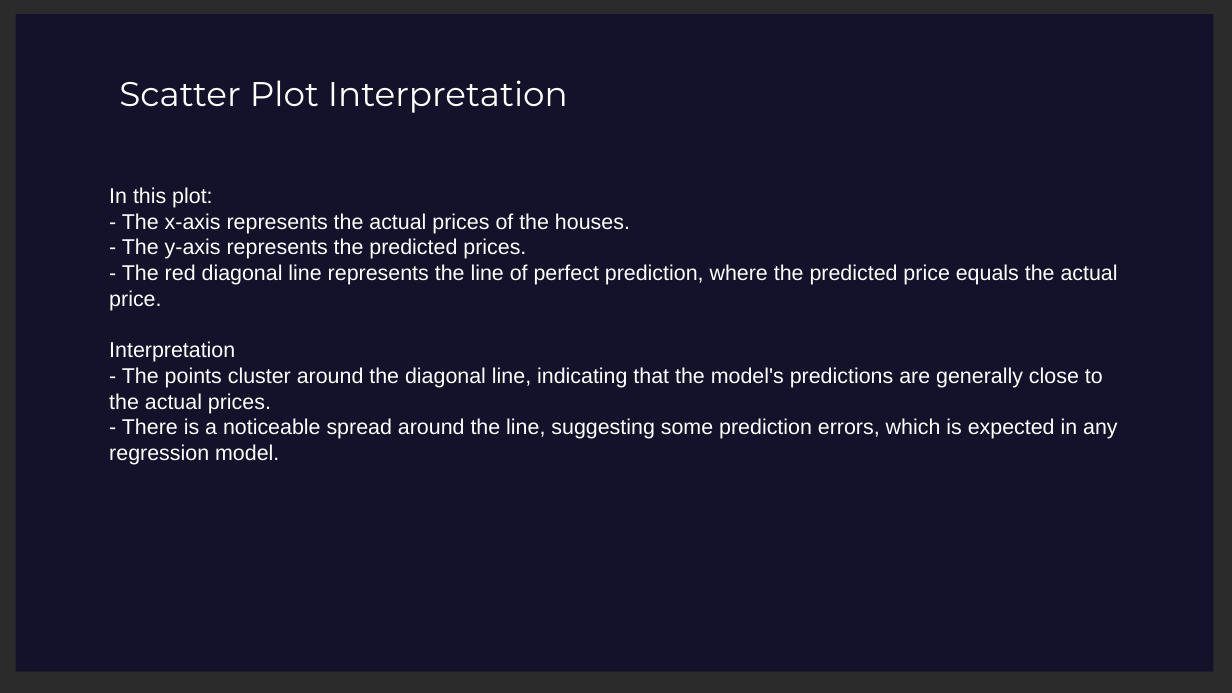
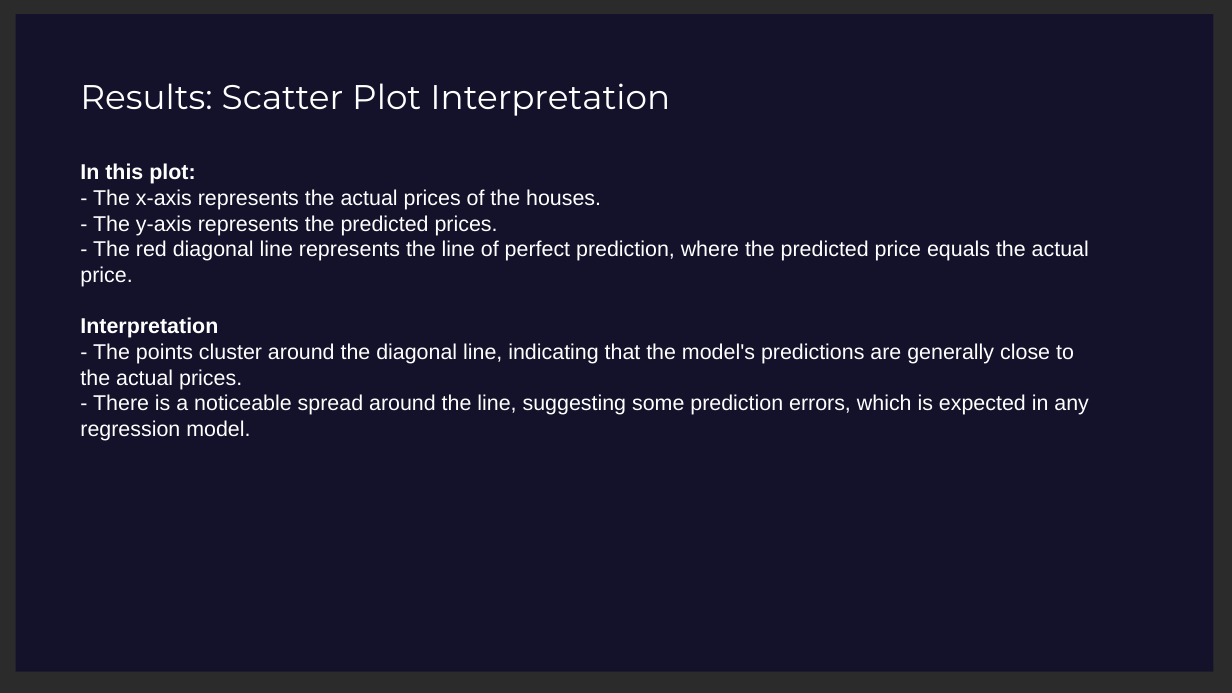
Before and after one commit to Leila-Nyambura/king-county-house-price-prediction-LRM, a slide deck: slide 16 of Northwestern-County-Homes-Regression-Modelling-Project-Presentation.pptx. Drawn at 1232x693 pixels with LibreOffice and Linux fonts; fonts in the diff are those of the drawing; background and template pictures are left out; a plain dark background stands for a picture behind light text. Boxes give left, top, right and bottom in pixels: in the first picture for what was removed or moved away, otherwise in the second. Text is boxed around its words. In the diff, an @@ line names an element or a change of style, - is before the commit and + after.

```diff
--- a/Northwestern-County-Homes-Regression-Modelling-Project-Presentation.pptx
+++ b/Northwestern-County-Homes-Regression-Modelling-Project-Presentation.pptx
@@ text at box(80, 83, 670, 116): text changed @@
-Scatter Plot Interpretation
+Results: Scatter Plot Interpretation
@@ text "In this plot:": place and size @@
-text "In this plot:" at box(109, 187, 1118, 465)
+text "In this plot:" at box(80, 163, 1089, 441)
@@ text at box(80, 163, 218, 338): bold on in "In this plot:", "Interpretation" @@
```
Also in this commit, not shown: 23 other slides changed, 3 slides removed, 1 other file.
